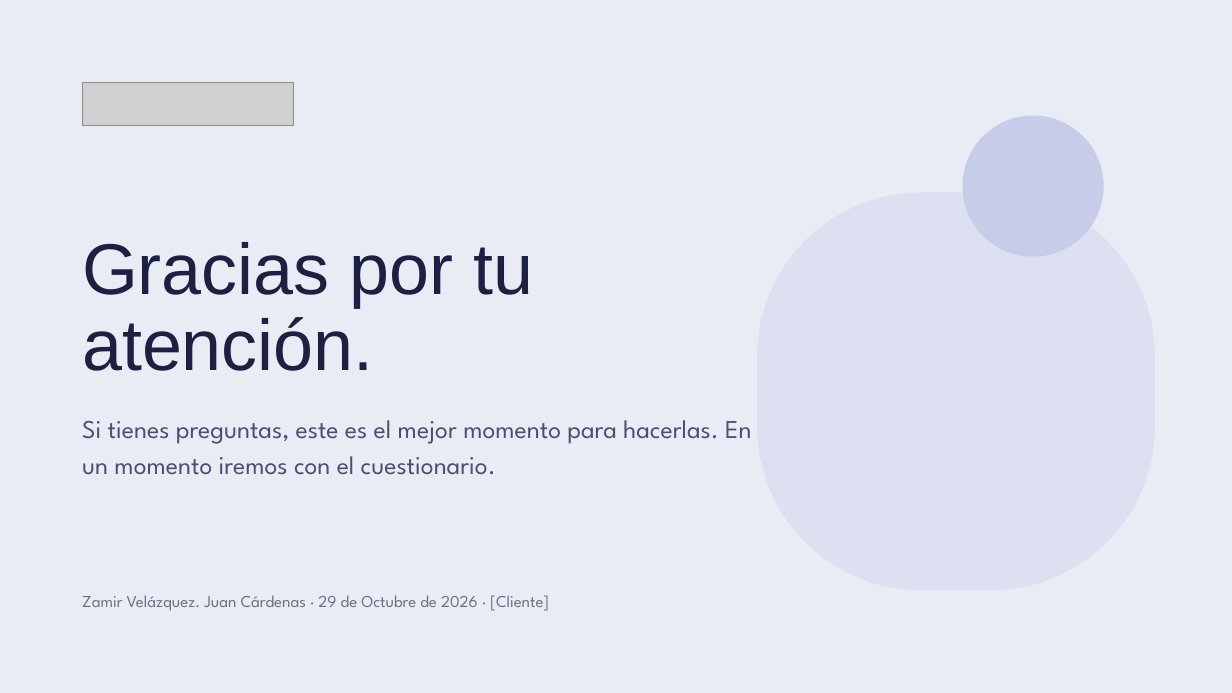
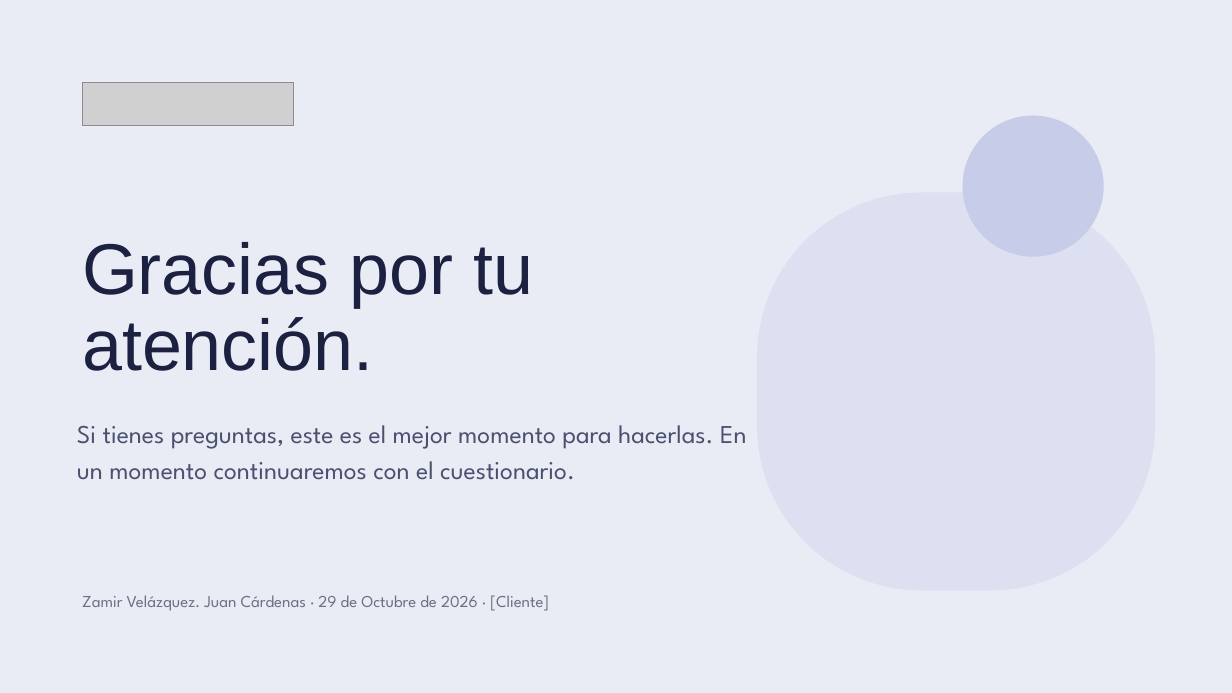
Before and after one commit to pralogy/claudecloudetemasgenerales, a slide deck: slide 25 of Ciberseguridad_sin_ansiedad.pptx (slide 21 before the commit). Drawn at 1232x693 pixels with LibreOffice and Linux fonts; fonts in the diff are those of the drawing; grey boxes stand for pictures. Boxes give left, top, right and bottom in pixels: in the first picture for what was removed or moved away, otherwise in the second. Text is boxed around its words. In the diff, an @@ line names an element or a change of style, - is before the commit and + after.

```diff
--- a/Ciberseguridad_sin_ansiedad.pptx
+++ b/Ciberseguridad_sin_ansiedad.pptx
@@ text at (77, 425, 746, 480): text changed @@
-Si tienes preguntas, este es el mejor momento para hacerlas. En un momento iremos con el cuestionario.
+Si tienes preguntas, este es el mejor momento para hacerlas. En un momento continuaremos con el cuestionario.
```
Also in this commit, not shown: 6 other slides changed, 5 slides added, 1 slide removed.
